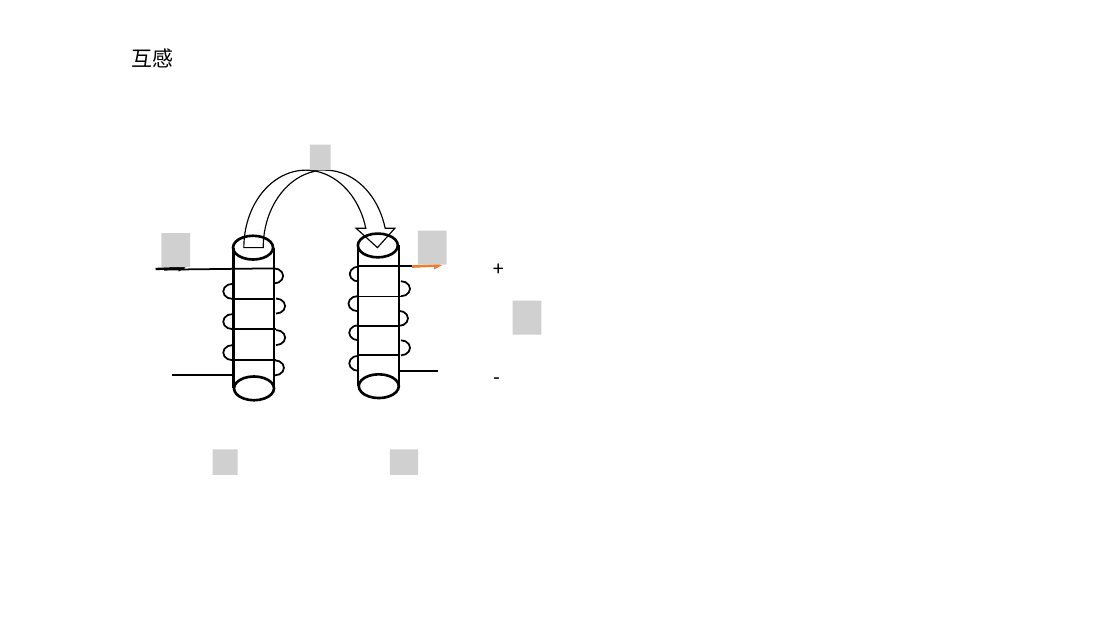
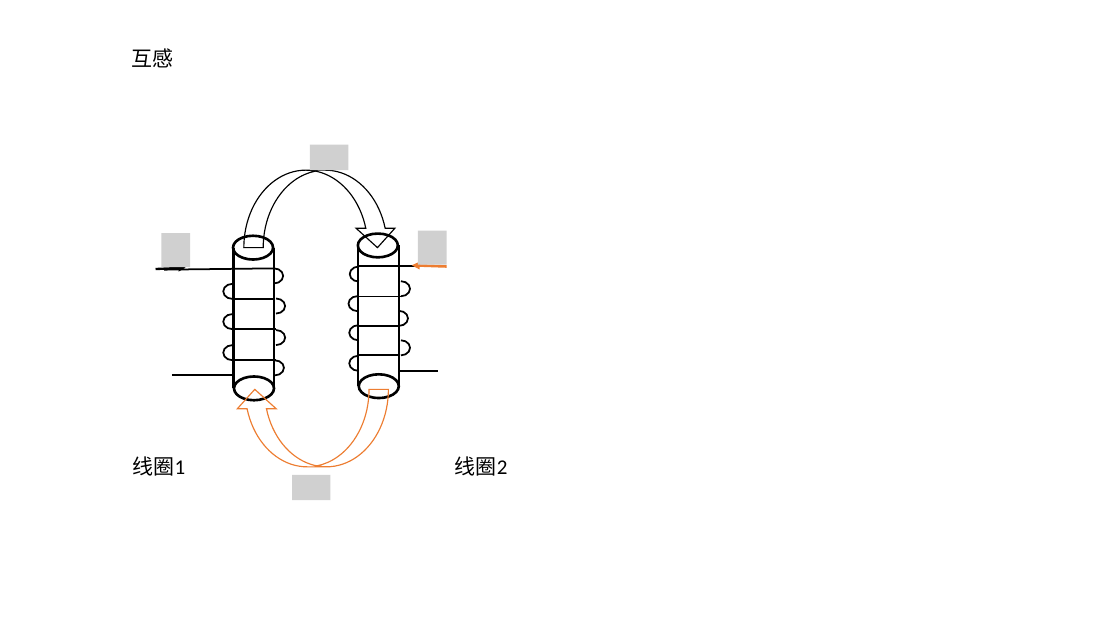
Before and after one commit to qingbo12/qingbo12.github.io, a slide deck: slide 1 of content/posts/WPT/mutual-indcution/images/mutual-induction.pptx. Drawn at 1120x630 pixels with LibreOffice and Linux fonts; fonts in the diff are those of the drawing; grey boxes stand for pictures. Boxes give left, top, right and bottom in pixels: in the first picture for what was removed or moved away, otherwise in the second. Text is boxed around its words. In the diff, an @@ line names an element or a change of style, - is before the commit and + after.

```diff
--- a/content/posts/WPT/mutual-indcution/images/mutual-induction.pptx
+++ b/content/posts/WPT/mutual-indcution/images/mutual-induction.pptx
@@ picture: place and size @@
-picture at [310, 145, 331, 170]
+picture at [310, 145, 349, 170]
@@ arrow moved from (412, 266) - (442, 266) to (447, 266) - (412, 266) @@
@@ text removed at [485, 250, 513, 284] @@
-+
@@ picture removed at [513, 301, 541, 334] @@
@@ text removed at [485, 360, 508, 393] @@
--
@@ curved down arrow added at [235, 390, 388, 467], outline #ED7D31 1 pt @@
@@ text added at [133, 456, 186, 476], 18 pt, text #000000 @@
+线圈1
@@ picture removed at [213, 450, 238, 475] @@
@@ picture added at [292, 475, 330, 500] @@
@@ picture removed at [390, 450, 418, 475] @@
@@ text added at [455, 456, 508, 476], 18 pt, text #000000 @@
+线圈2
```
Also in this commit, not shown: 5 other files.
